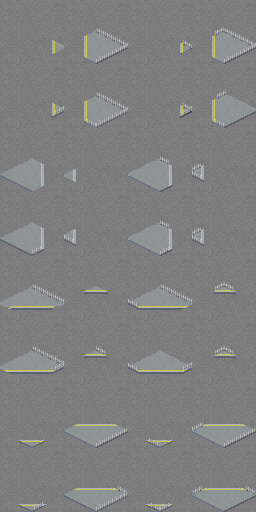
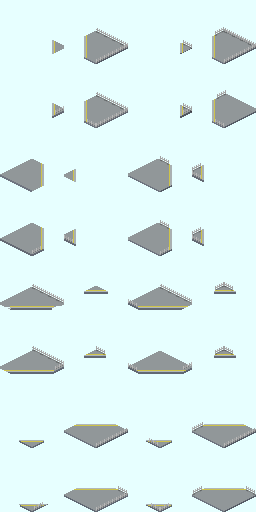
Revision of a layered w=256, h=512 image; what changed, layer by layer:
removed layer "FS_B" (in "レイヤーグループ" › "assy" › "Fences_side") from group "Fences_side" over [96, 40, 255, 495]
renamed "貼り付けられたレイヤー #6" to "FS_B", painted on it over [96, 40, 255, 495]
hid "貼り付けられたレイヤー コピー #1" over [0, 0, 256, 512]
